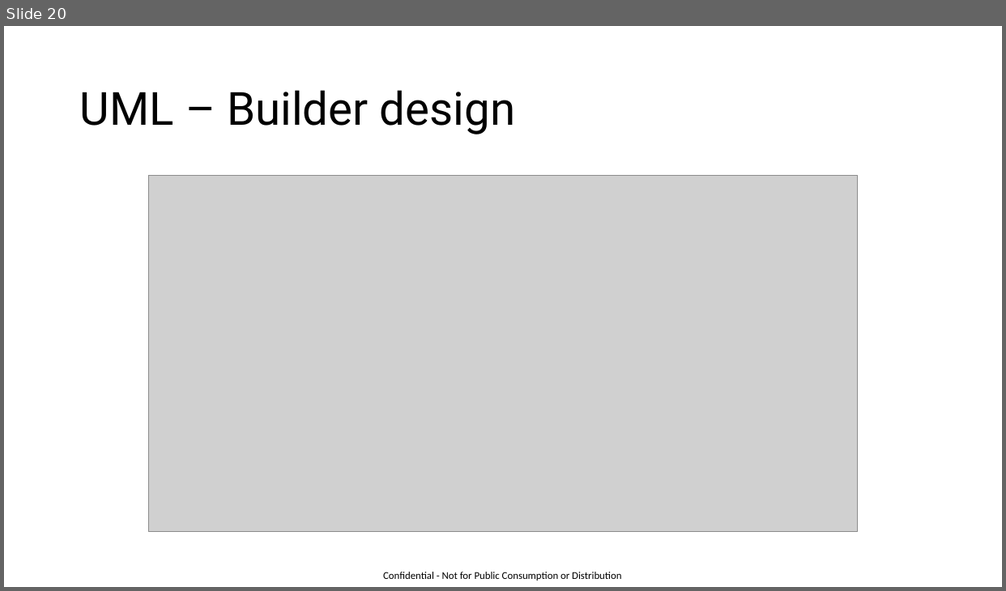
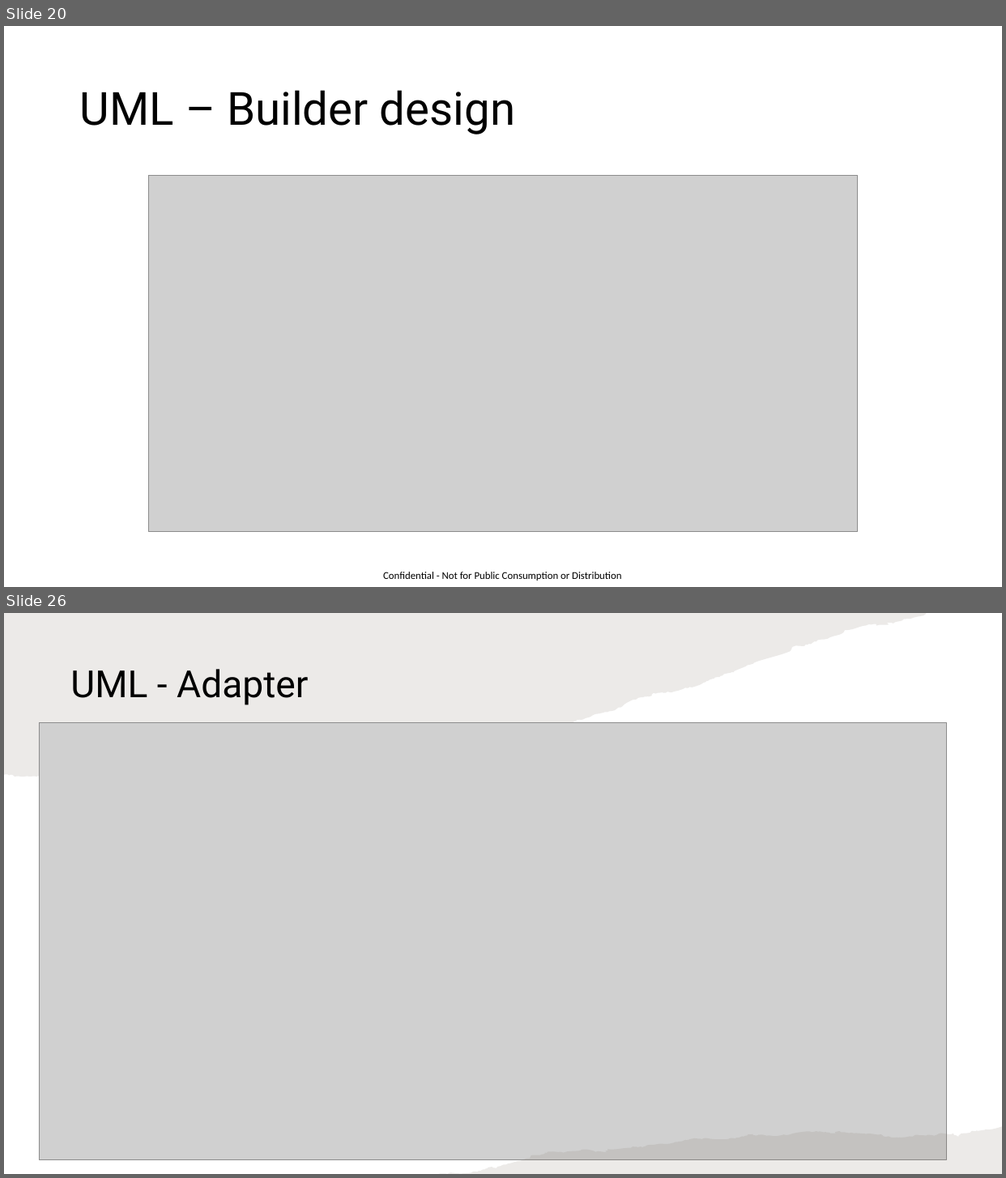
Before and after one commit to GaneshIT/CaseStudyFiles, a slide deck: Design Patterns.pptx. Shown one above the other, each under a label of ours: slide 20 before the commit, slides 20 and 26 after it; the slides between them are not shown. The pictures are 1006x591 and 1006x1178 pixels, drawn with LibreOffice and Linux fonts; fonts in the diff are those of the drawing; grey boxes stand for pictures. Boxes give left, top, right and bottom in pixels: in the first picture for what was removed or moved away, otherwise in the second. Text is boxed around its words. In the diff, an @@ line names an element or a change of style, - is before the commit and + after.

```diff
--- a/Design Patterns.pptx
+++ b/Design Patterns.pptx
@@ slide 26 added at (4, 613, 1002, 1174), background #FFFFFF @@
@@ freeform shape added at (4, 613, 927, 777), fill #82766A at 15% opacity @@
@@ title added at (70, 669, 308, 705), 36 pt, text #000000 @@
+UML - Adapter
@@ picture added at (39, 722, 947, 1161) @@
@@ freeform shape added at (438, 1127, 1002, 1174), fill #82766A at 15% opacity @@
```
Also in this commit, not shown: 10 other slides added, 3 other files.
